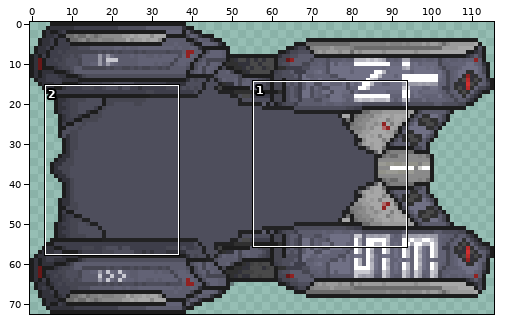
Two versions of one sprite sheet, Images/BaseTank2.png. The first picture is a wide view before the edit; the outline marks the close-up.
Close-up. Before the commit:
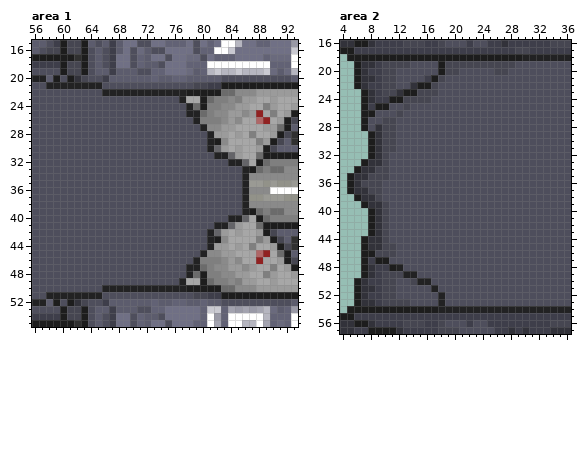
The file is 116x73 pixels. Colours within 5 levels of each other are drawn and written as one. Shown: area 1: x 56..93, y 15..55; area 2: x 4..36, y 16..57.
The result:
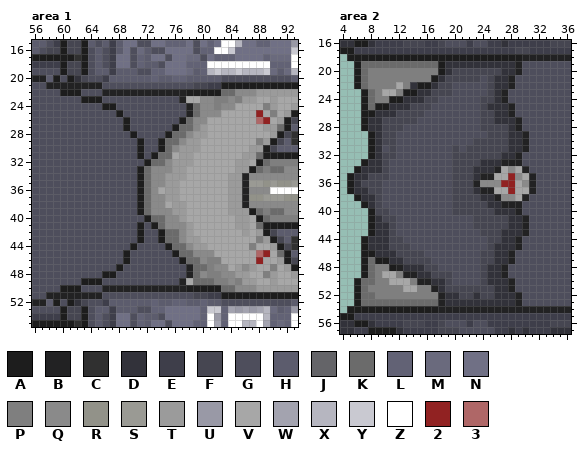
Palette (. is transparent): A #1d1d1d  B #222223  C #303030  D #32323a  E #3e3e4a  F #464651  G #4e4e5c  H #5c5c6d  J #646468  K #6b6b6b  L #626275  M #6a6a7d  N #707085  P #7f7f7f  Q #8a8a8a  R #929289  S #9a9a94  T #9b9b9b  U #9999a6  V #a7a7a7  W #a3a3af  X #b6b6c0  Y #c9c9d1  Z #ffffff  2 #912222  3 #af6767
Message: Mise à jour des tanks !
Difference:
Changed rows in their new state; - is an unchanged pixel.
Area 1:
first column x 60:
22 AAA-------------------------
23 ---AAA--------------QQ------
24 ------AA------------QQ---VV-
25 --------A----------KQQ-VVVVV
26 ---------A-------AKQQVVVVV--
27 ---------A------AKKQTVVVV---
28 ----------A----AKKQTTVVV-V-V
29 -----------A--AKKQTTVVVV----
30 -----------A--AKQTTTVVVV-V-T
31 -----------A-AKKVTTVVVVVVVTT
32 ------------AKKQTTTVVVVVVTT-
33 -----------AKQQQTTVVVVVVVTT-
34 -----------AKQQTTTVVVVVVTT--
35 -----------AKQQTTVVVVVVVTT--
36 -----------AKQVTTVVVVVVVTT--
37 -----------AKQQTTVVVVVVVTT--
38 -----------AKQQVTTVVVVVVTT--
39 -----------AKQQQTTVVVVVVTTT-
40 ------------AKKQQTVVVVVVVTT-
41 -----------A-AKQQQTVVVVVV-T-
42 -----------A--AKKQTVVVVV-VT-
43 -----------A--AKKQTTVVVV----
44 ----------A----AKKQTTVVV-V--
45 ---------A------AKKQQ-VVV---
46 ---------A-------AKKQ--VVV--
47 --------A----------K----V---
48 ------AA------------Q-------
49 ---AAA-------------KK-------
50 AAA-------------------------
Area 2:
first column x 7:
19 KKKKKKKKKKK-DDDDDDDDDDB--
20 KPPPPPPPPPP-D-FFFFF-DDB--
21 KPPPPPPPPP-DFFFFF-FDDB---
22 KPPPPVP---DFF-----FDDB---
23 -KPVVP--DD-FF-----FDB----
24 -KPP--DDD-F------FFDB----
25 -K--DDDFFF-------FDDDB---
26 --DDD-FFF--------FFDDB---
27 -DD--FFF---------FFDDDB--
28 -D---F-----------FFFFDB--
29 ------------------FFFDDB-
30 ----------------FFFFFDDB-
31 ---G---------F-FFFFFFDDB-
32 ----F--------FFFFFFFDDB--
33 -------------FFFFDDDBBB--
34 --D----------FFFDDDBVQVB-
35 -------------FFFDBBVV2QVB
36 -------------FFFBQQQ22VQB
37 -------------FFFDBBVV2VVB
38 -------------FFFFDDBQQVB-
39 --FG---------FFFFFDDBBB--
40 --F----------FFFFFFDDDB--
41 ----F-----------FFFFFDDB-
42 ---DF-----------FFFFFDDB-
43 ---DF------------FFFDDDB-
44 ---DFF------------FFDDB--
45 ---D-FF-----------FDDDB--
46 --DDDFFFF--------FFDDB---
47 -K--DDFFFF-------FFDDB---
48 -KPP--DDDFF------FDDB----
49 -KPVVP--DDFFF----FDDB----
50 KKPPVVVP--DDF----FDDDB---
51 KPPPPPVVPP-DFFFFFFFDDB---
52 KKPPPPPPPPP-DDFFDFFDDDB--
53 KKKKKKKKKKK-DDDDDDDDDDB--
